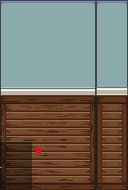
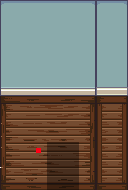
Layered file, before and after one edit (128px x 190px). Changes by layer:
removed layer "door: (0, 142, 32, 48)" from group "inside" over [0, 142, 32, 190]
added layer "door: (47, 142, 32, 48)" in group "inside" over [47, 142, 79, 190]